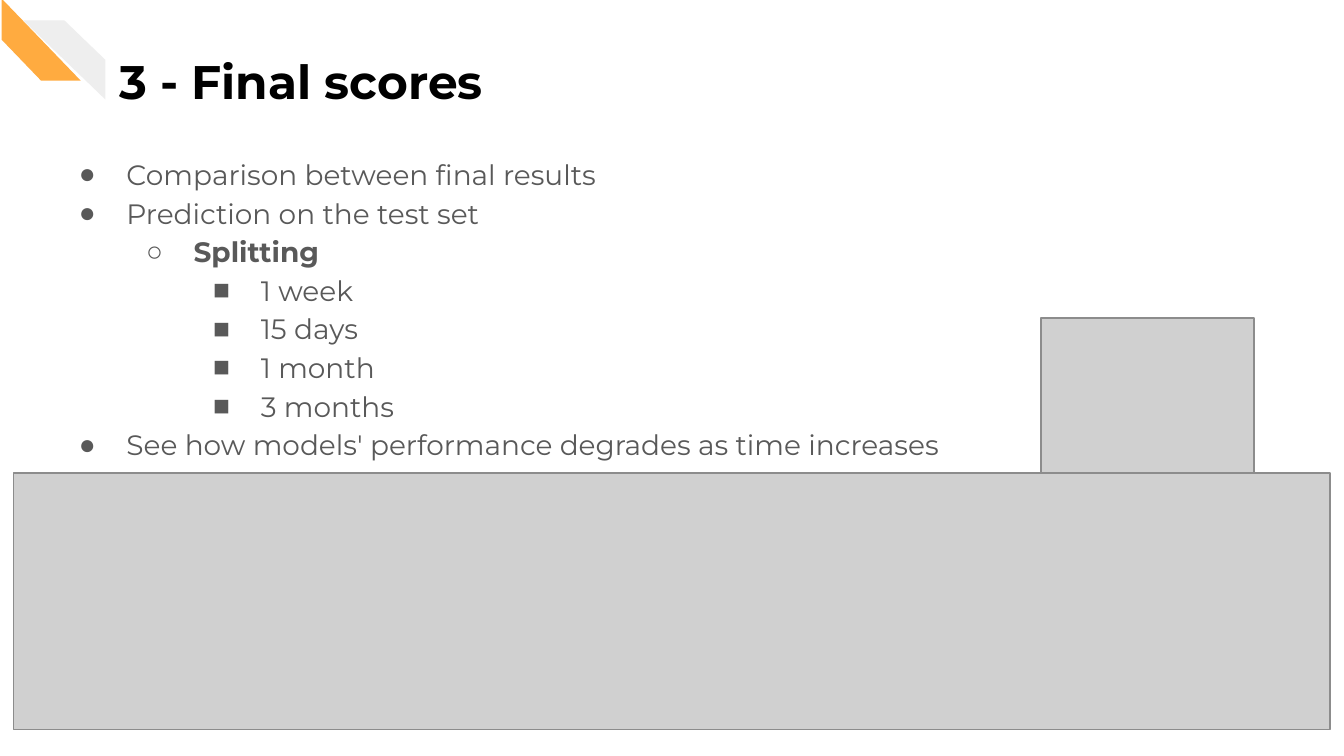
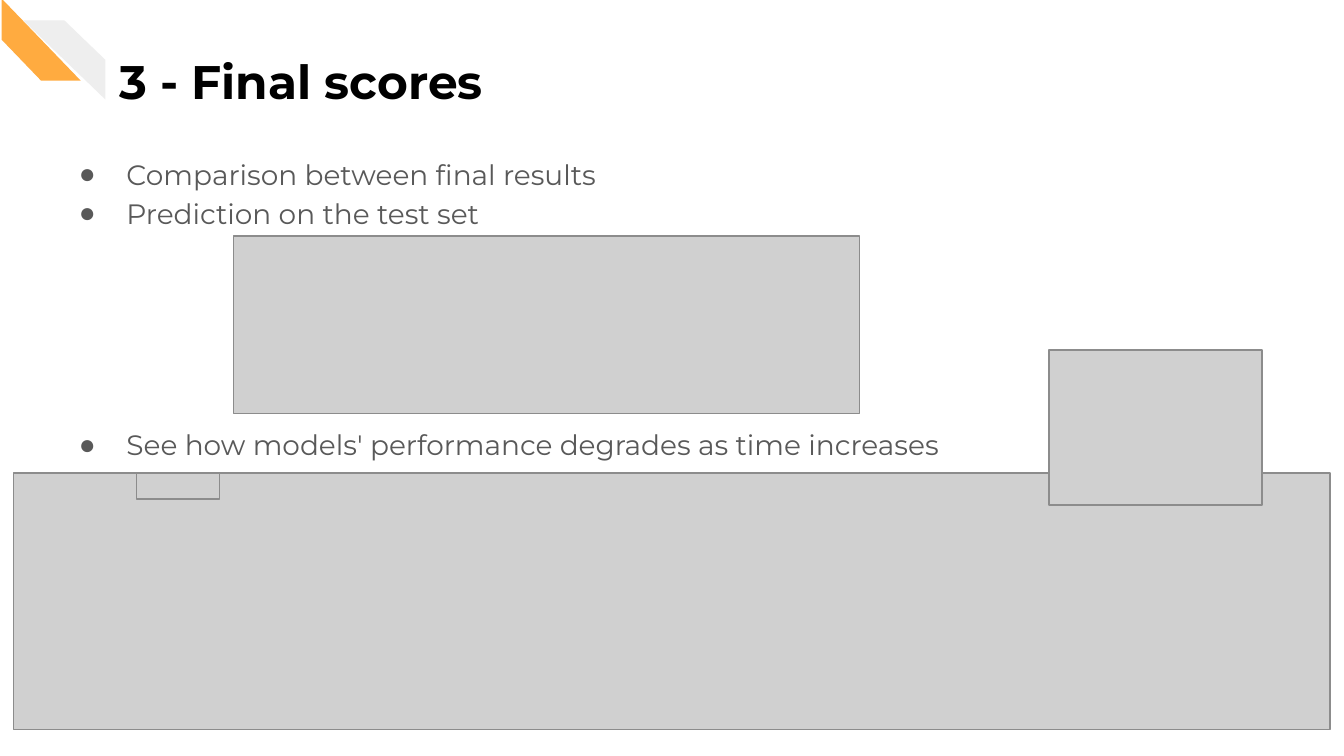
Before and after one commit to CorsiDanilo/bitcoin-price-prediction-with-pyspark, a slide deck: slide 22 of presentation/presentation.pptx. Drawn at 1344x756 pixels with LibreOffice and Linux fonts; fonts in the diff are those of the drawing; grey boxes stand for pictures. Boxes give left, top, right and bottom in pixels: in the first picture for what was removed or moved away, otherwise in the second. Text is boxed around its words. In the diff, an @@ line names an element or a change of style, - is before the commit and + after.

Commit message:
Updating presentation and images

```diff
--- a/presentation/presentation.pptx
+++ b/presentation/presentation.pptx
@@ picture added at [234, 237, 860, 414] @@
@@ text at [194, 240, 394, 417]: paragraphs removed @@
-  ○ Splitting
-    ■ 1 week
-    ■ 15 days
-    ■ 1 month
-    ■ 3 months
@@ picture: place and size @@
-picture at [1040, 319, 1254, 473]
+picture at [1050, 349, 1263, 504]
@@ picture added at [137, 473, 220, 499] @@
```
Also in this commit, not shown: 7 other slides changed, 12 other files.
